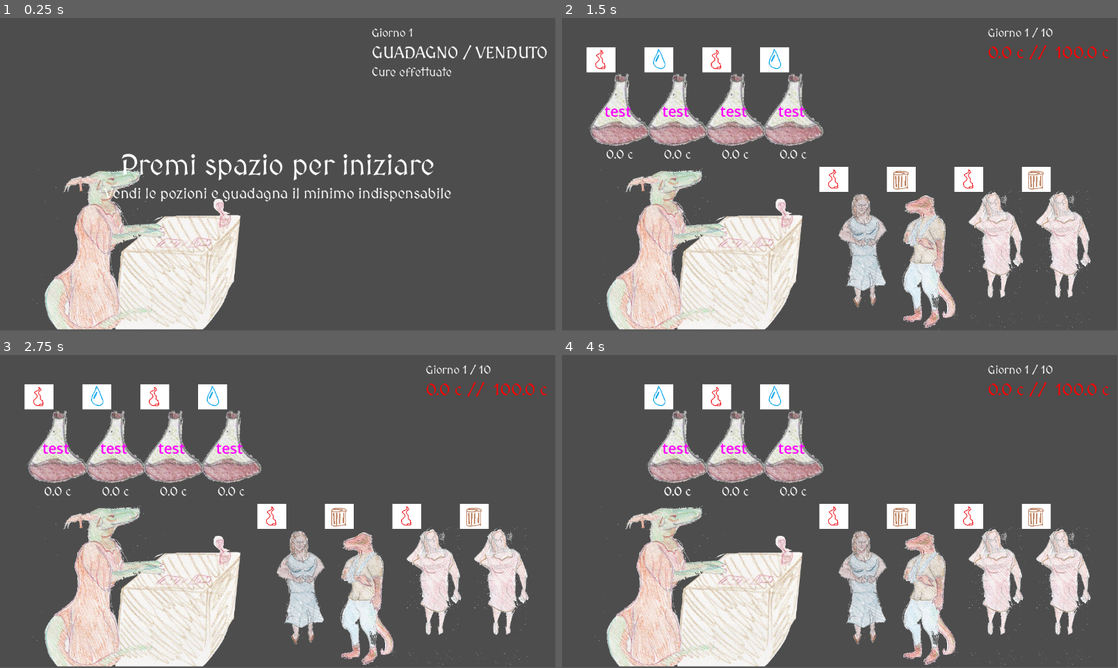
Above: before the commit, frames 1-4 (two rows, left to right).
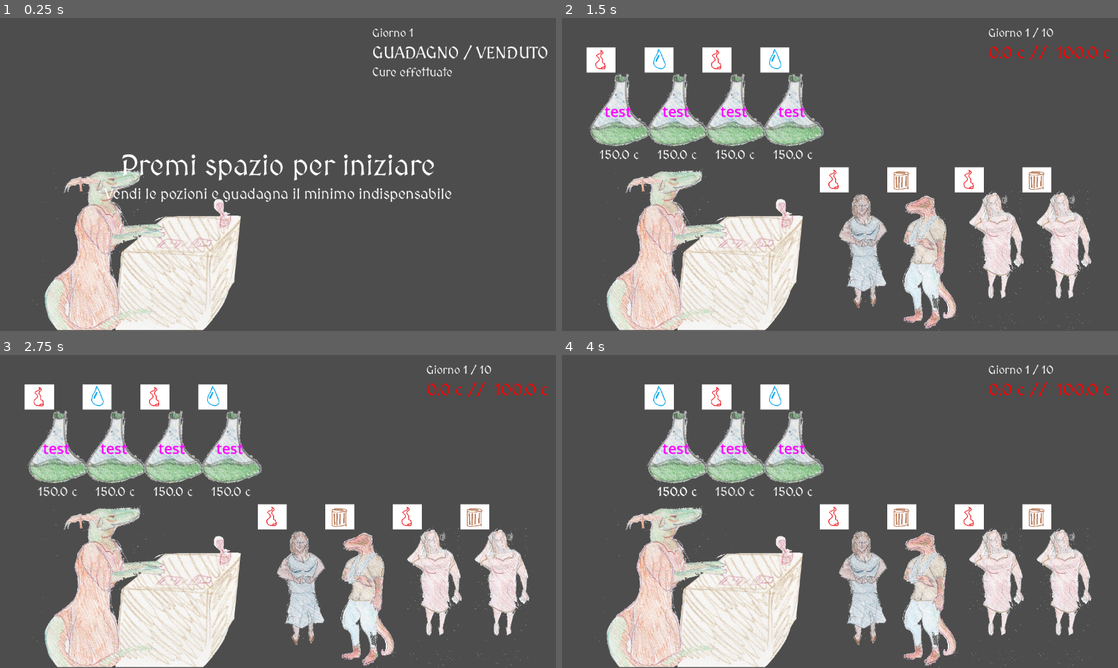
Above: after the commit, the same moments.

Repository: MLisanti/moonbrew_shop
Game: Godot game, scene res://scene/main.tscn
Two runs of this game, one before a commit and one after it. Both use one fixed random seed, a clock stepped at 60 frames per second and the inputs below.
Inputs (mouse positions are in pixels of both pictures, inside the frame that each line leads up to):
- Up to frame 1 (0.25 s): no input
- Up to frame 2 (1.5 s): tap Enter at 0.5 s; move the mouse to (962, 158) at 0.52 s; press the mouse at (962, 158) at 0.53 s; tap Space (conferma) at 1.25, 1.35 s; move the mouse to (728, 190) at 1.27 s; release the mouse at (728, 190) at 1.28 s; click (728, 190) at 1.42 s
- Up to frame 3 (2.75 s): tap Enter at 2 s; move the mouse to (55, 448) at 2.02 s; press the mouse at (55, 448) at 2.03 s
- Up to frame 4 (4 s): tap Space (conferma) at 2.75, 2.85 s; move the mouse to (673, 448) at 2.77 s; release the mouse at (673, 448) at 2.78 s; click (673, 448) at 2.92 s; tap Enter at 3.5 s; move the mouse to (734, 448) at 3.52 s; press the mouse at (734, 448) at 3.53 s
The window is 799x449 before the commit and 800x450 after it. Grey fills any space a smaller window leaves; there, only what the larger window draws over its background counts as a difference.

The runs differ from the first frame. In frame 1, 3.3% of the frame differs, in the area x 5-99%, y 3-100%; in frame 2, 7.8%; in frame 3, 8.0%, in the area x 4-99%, y 3-100%; in frame 4, 7.0%.
Error before the commit: Invalid assignment of property or key 'text' with value of type 'String' on a base object of type 'null instance'. (res://scene/pozione.gd:18)

Commit message:
correz bug stupidotti

Diff:
--- a/project.godot
+++ b/project.godot
@@ -14,6 +14,10 @@
 run/main_scene="res://scene/main.tscn"
 config/features=PackedStringArray("4.6", "GL Compatibility")
 config/icon="res://icon.svg"
+
+[display]
+
+window/stretch/mode="viewport"
 
 [input]
 
--- a/scene/main.gd
+++ b/scene/main.gd
@@ -125,7 +125,7 @@
 	var guadagno = (potion.price / totalDiseases) * curedDiseases
 	var descGuadagno = "Non ti meriti niente"
 	if(curedDiseases > 0):
-		descGuadagno = "Ti meriti " + str(round(moneyGain)) + " su " + str(potion.price)
+		descGuadagno = "Ti meriti " + str(round(guadagno)) + " su " + str(potion.price)
 
 	$UI/sopra/VBoxContainer/lbl_effects.text = effects + descGuadagno
 
--- a/scene/pozione.gd
+++ b/scene/pozione.gd
@@ -15,7 +15,7 @@
 # Called when the node enters the scene tree for the first time.
 func _ready():
 	show_features(elements)
-	$lbl_price.text = str(price) + " c"
+	$lblPrice.text = str(price) + " c"
 
 	var nodoSprite:AnimatedSprite2D = $grafica_pozione
 	var casuale = randi_range(0, nodoSprite.sprite_frames.get_animation_names().size()-1)
